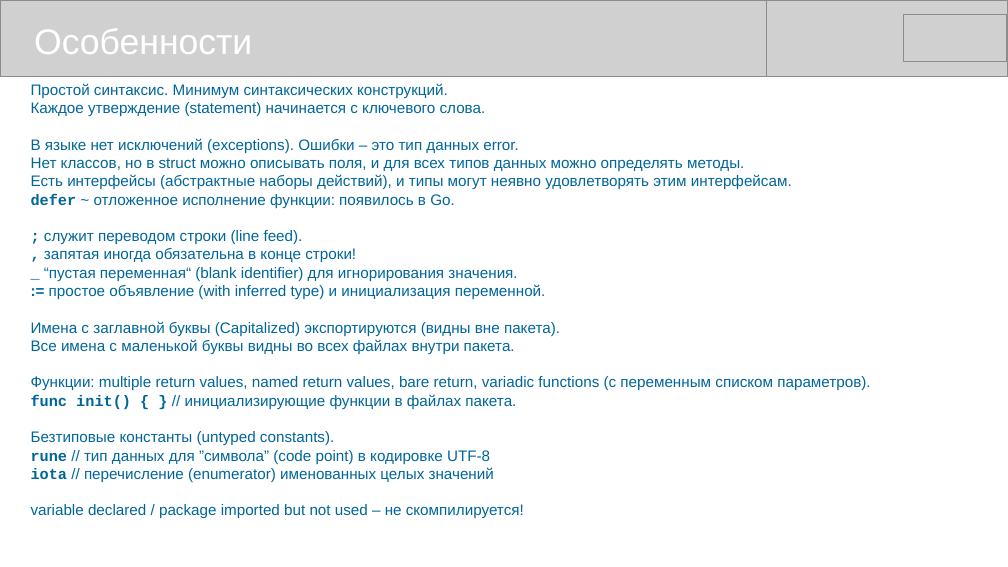
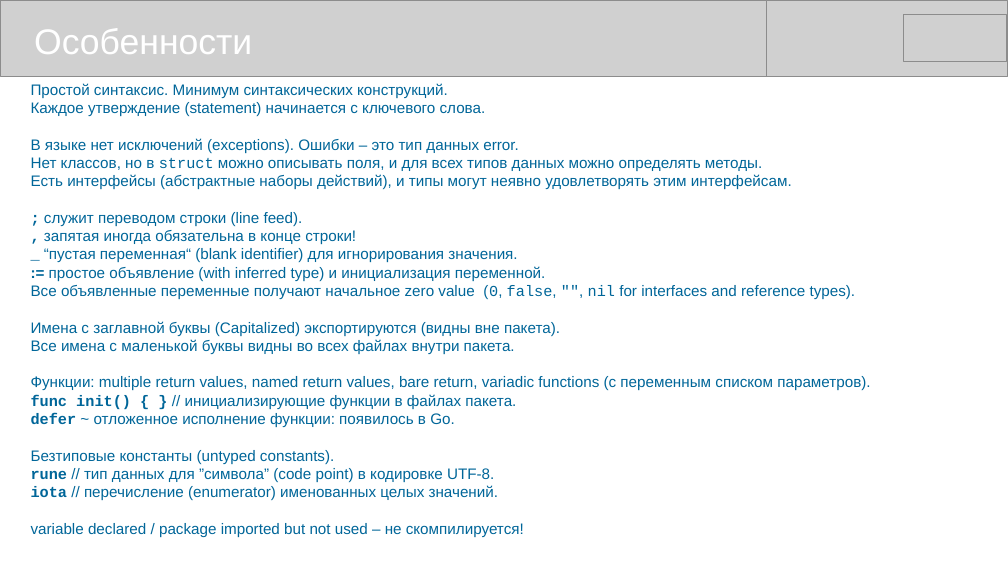
Before and after one commit to mike-shock/Go_language, a slide deck: slide 15 of Go_Review.odp. Drawn at 1008x567 pixels with LibreOffice and Linux fonts; fonts in the diff are those of the drawing; grey boxes stand for pictures. Boxes give left, top, right and bottom in pixels: in the first picture for what was removed or moved away, otherwise in the second. Text is boxed around its words. In the diff, an @@ line names an element or a change of style, - is before the commit and + after.

```diff
--- a/Go_Review.odp
+++ b/Go_Review.odp
@@ text at (31, 157, 762, 171): font Arial to Courier New in "struct" @@
@@ text at (31, 193, 455, 208): paragraph removed @@
-defer ~ отложенное исполнение функции: появилось в Go.
@@ text at (31, 285, 856, 299): paragraph added @@
+Все объявленные переменные получают начальное zero value (0, false, "", nil for interfaces and reference types).
@@ text at (31, 413, 455, 427): paragraph added @@
+defer ~ отложенное исполнение функции: появилось в Go.
@@ text at (31, 468, 499, 500): text changed @@
-rune // тип данных для ”символа” (code point) в кодировке UTF-8
-iota // перечисление (enumerator) именованных целых значений
+rune // тип данных для ”символа” (code point) в кодировке UTF-8.
+iota // перечисление (enumerator) именованных целых значений.
```
Also in this commit, not shown: 5 other slides changed, 1 slide added, 2 other files.
